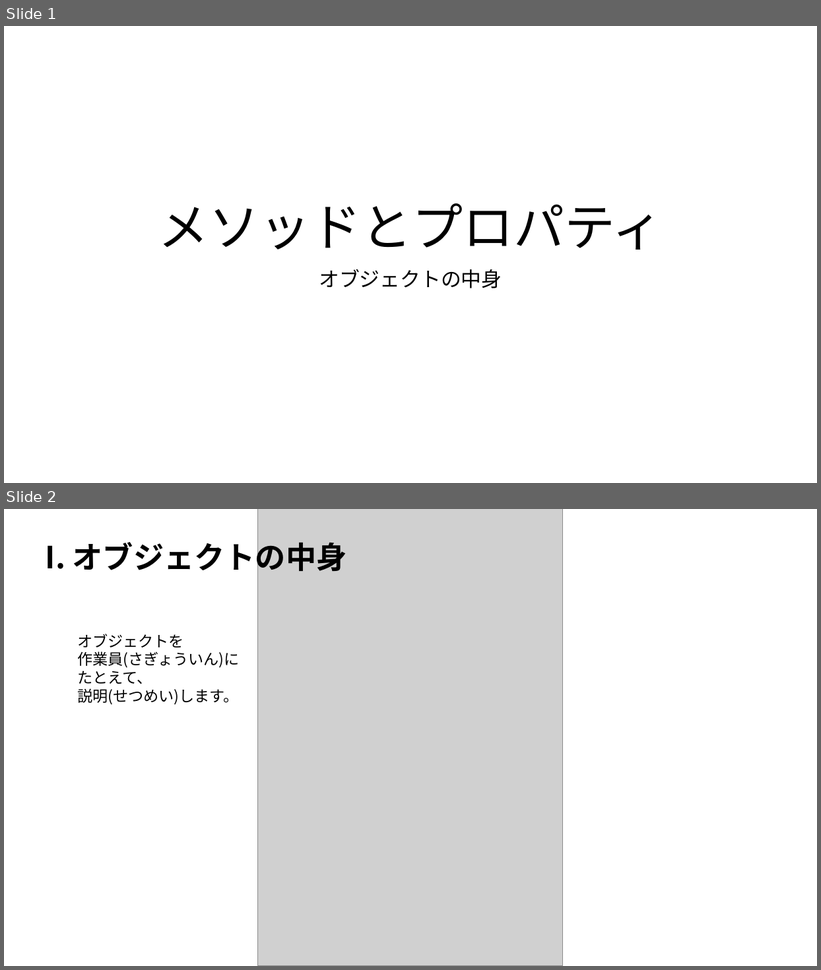
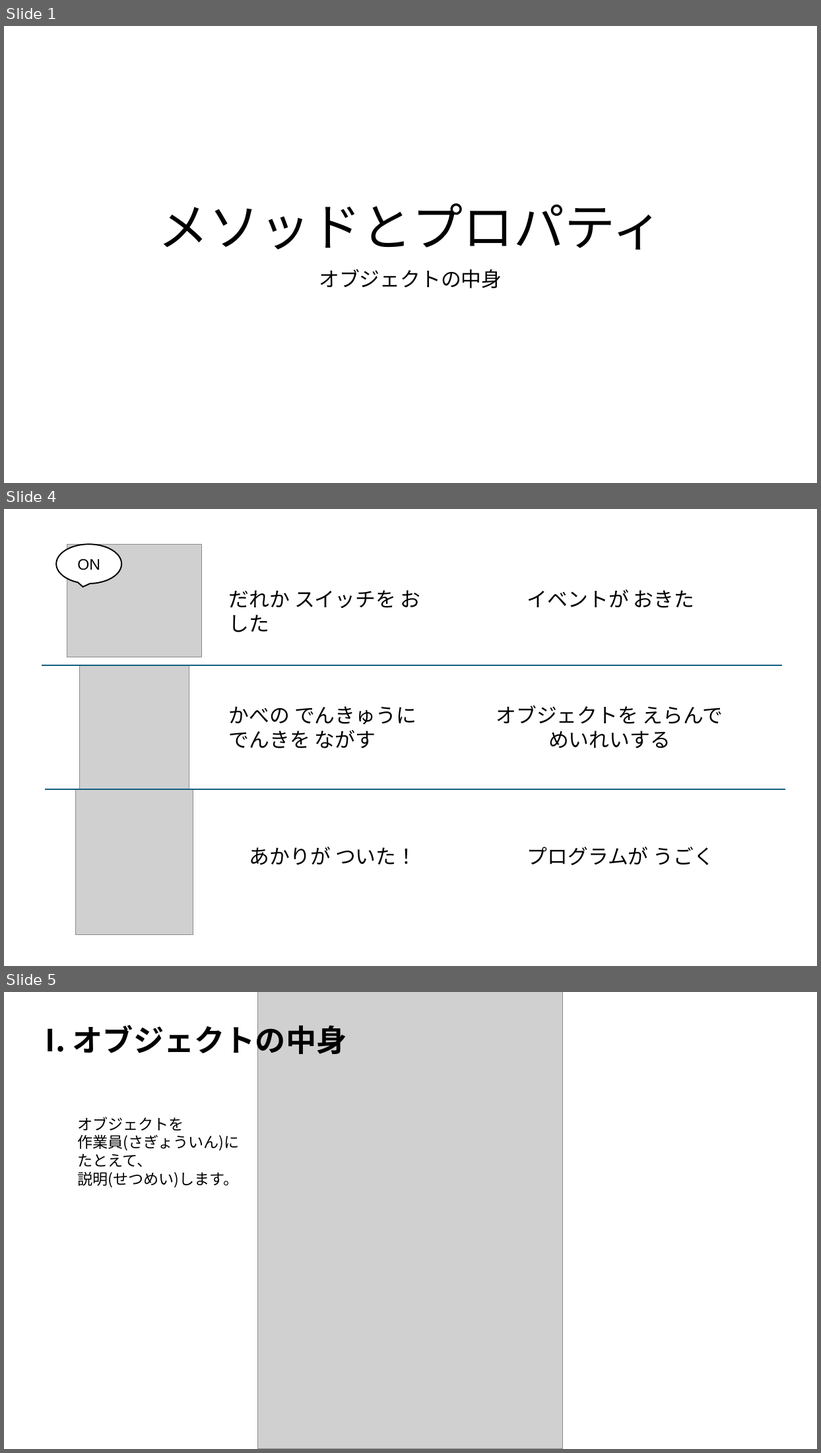
Before and after one commit to osamu377/JavaScript_docs, a slide deck: memo/プロパティとメソッド/プロパティとメソッドの説明.pptx. Shown one above the other, each under a label of ours: slides 1 and 2 before the commit, slides 1, 4 and 5 after it; the slides between them are not shown. The pictures are 821x970 and 821x1453 pixels, drawn with LibreOffice and Linux fonts; fonts in the diff are those of the drawing; grey boxes stand for pictures. Boxes give left, top, right and bottom in pixels: in the first picture for what was removed or moved away, otherwise in the second. Text is boxed around its words. In the diff, an @@ line names an element or a change of style, - is before the commit and + after.

```diff
--- a/memo/プロパティとメソッド/プロパティとメソッドの説明.pptx
+++ b/memo/プロパティとメソッド/プロパティとメソッドの説明.pptx
@@ slide 4 added at [4, 509, 817, 966], background #FFFFFF @@
@@ speech bubble added at [56, 545, 121, 584], fill #FFFFFF, outline #000000 1.5 pt, 18 pt, text #000000 @@
+ON
@@ picture added at [67, 545, 201, 657] @@
@@ text added at [229, 590, 421, 632], 24 pt, text #000000 @@
+だれか スイッチを おした
@@ text added at [527, 590, 694, 608], 24 pt, text #000000 @@
+イベントが おきた
@@ line added from (42, 665) to (782, 665), #156082 1.5 pt @@
@@ picture added at [80, 665, 189, 789] @@
@@ text added at [229, 706, 416, 749], 24 pt, text #000000 @@
+かべの でんきゅうに
+でんきを ながす
@@ text added at [496, 706, 723, 749], 24 pt, text #000000 @@
+オブジェクトを えらんで
+めいれいする
@@ line added from (46, 789) to (786, 789), #156082 1.5 pt @@
@@ picture added at [75, 789, 193, 935] @@
@@ text added at [250, 847, 416, 865], 24 pt, text #000000 @@
+あかりが ついた！
@@ text added at [527, 847, 714, 865], 24 pt, text #000000 @@
+プログラムが うごく
@@ what was slide 2 is now slide 5 @@
```
Also in this commit, not shown: 2 other slides added, 46 other files.
